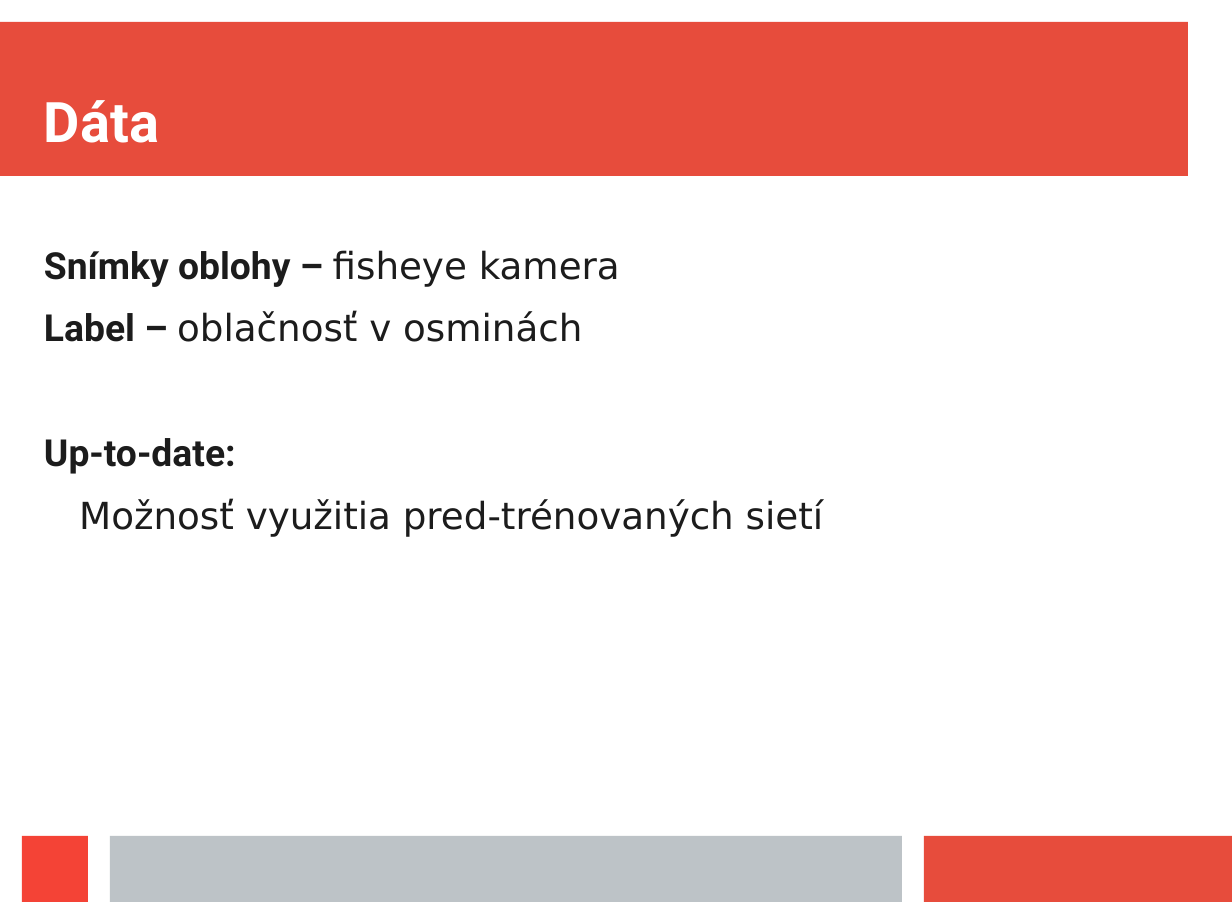
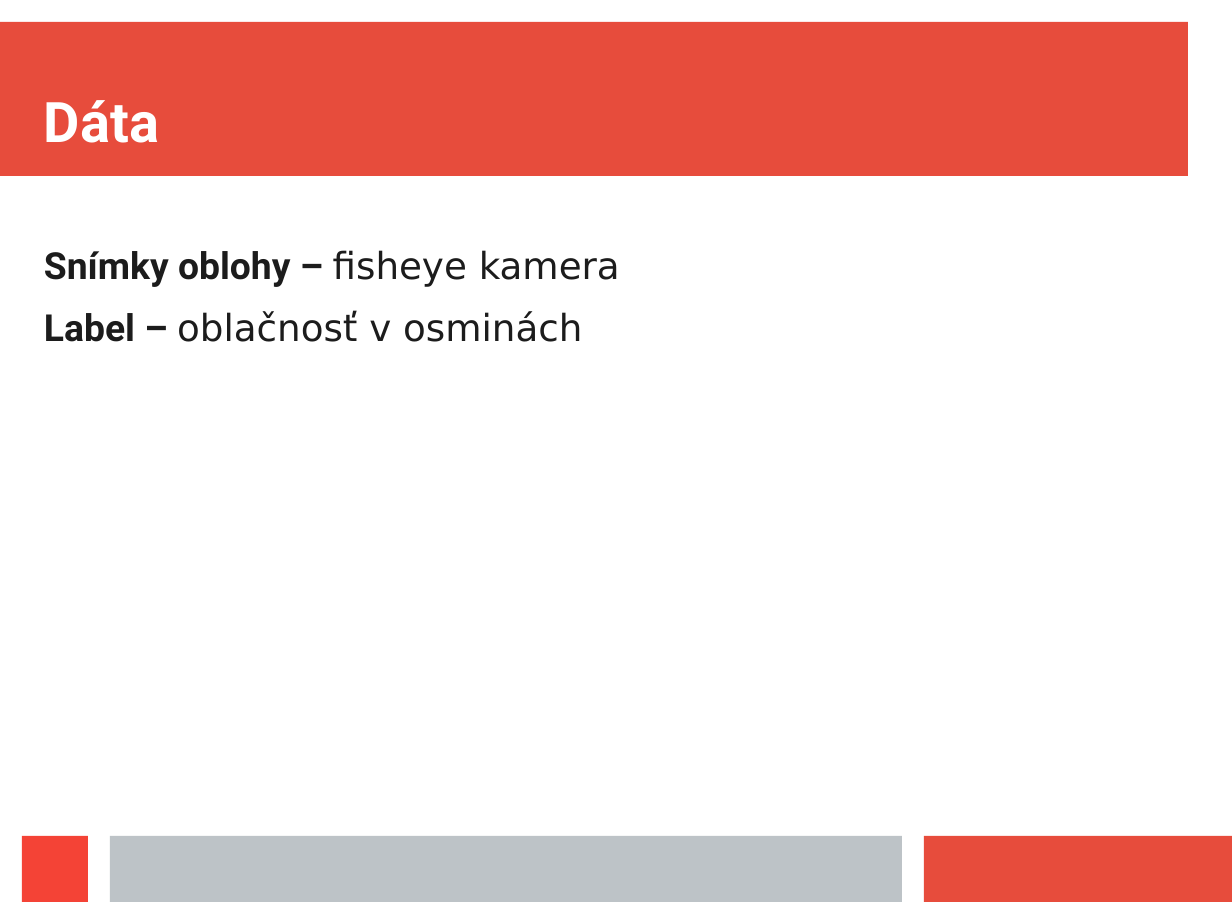
Before and after one commit to jurajmaslej/dipl, a slide deck: slide 7 of prezent.odp (slide 6 before the commit). Drawn at 1232x924 pixels with LibreOffice and Linux fonts; fonts in the diff are those of the drawing. Boxes give left, top, right and bottom in pixels: in the first picture for what was removed or moved away, otherwise in the second. Text is boxed around its words. In the diff, an @@ line names an element or a change of style, - is before the commit and + after.

```diff
--- a/prezent.odp
+++ b/prezent.odp
@@ text at box(44, 438, 824, 536): paragraphs removed @@
-Up-to-date:
-  Možnosť využitia pred-trénovaných sietí
```
Also in this commit, not shown: 6 other slides changed, 1 slide added, 1 other file.
